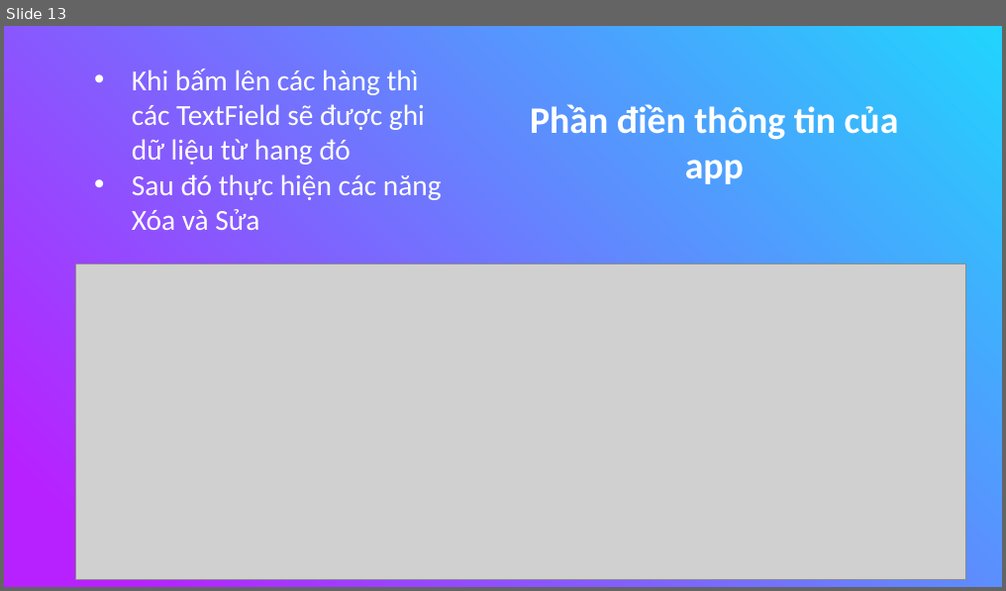
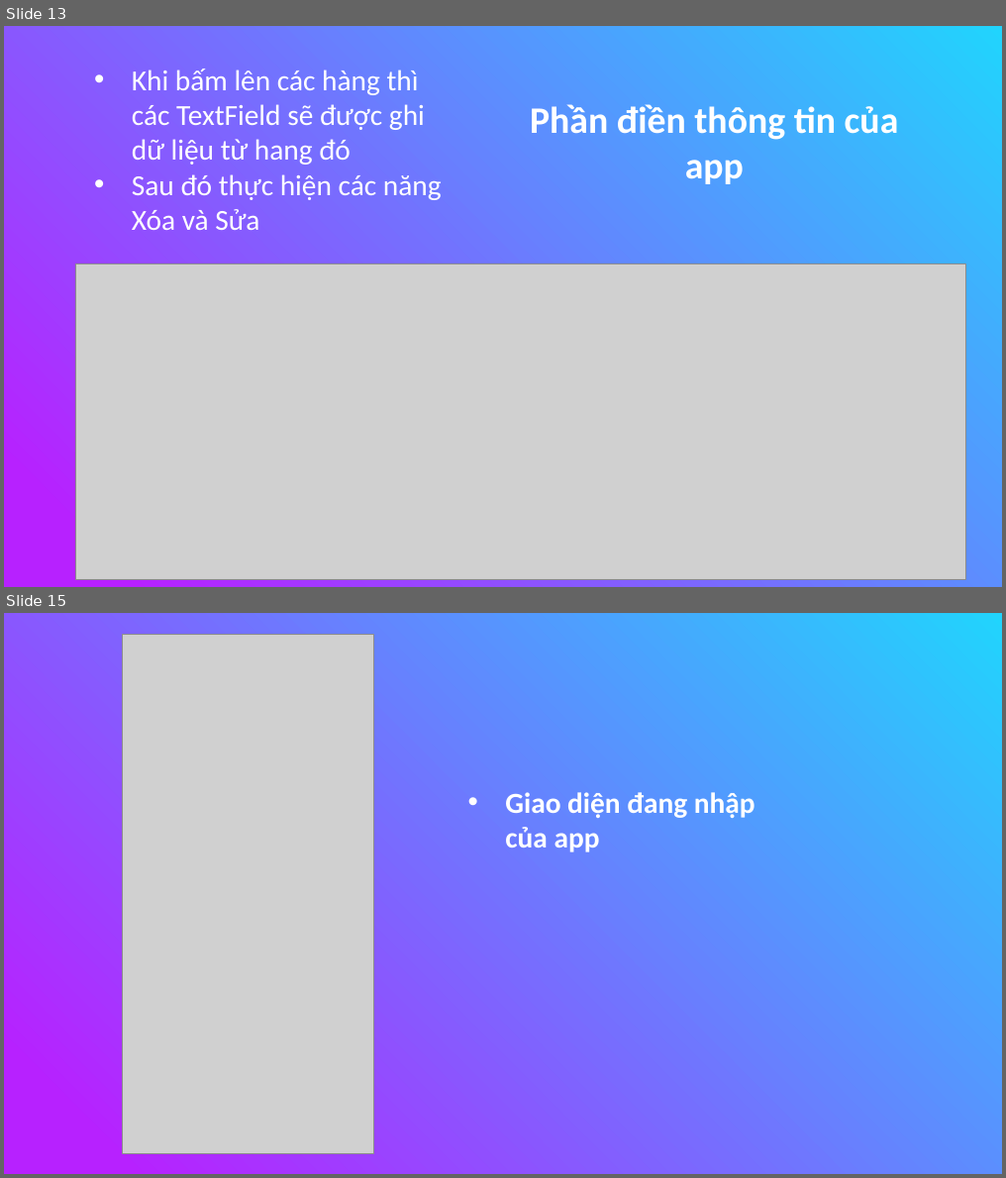
Before and after one commit to nguyenduydan/63133615_AndroidProgramming, a slide deck: KTGK_63133615/KTGK_63133615.pptx. Shown one above the other, each under a label of ours: slide 13 before the commit, slides 13 and 15 after it; the slides between them are not shown. The pictures are 1006x591 and 1006x1178 pixels, drawn with LibreOffice and Linux fonts; fonts in the diff are those of the drawing; grey boxes stand for pictures. Boxes give left, top, right and bottom in pixels: in the first picture for what was removed or moved away, otherwise in the second. Text is boxed around its words. In the diff, an @@ line names an element or a change of style, - is before the commit and + after.

```diff
--- a/KTGK_63133615/KTGK_63133615.pptx
+++ b/KTGK_63133615/KTGK_63133615.pptx
@@ slide 15 added at (4,613,1002,1174), background gradient #21D4FD to #B721FF @@
@@ picture added at (122,634,373,1154) @@
@@ text added at (505,792,755,853), 28 pt, text #FFFFFF, bold @@
+• Giao diện đang nhập của app
```
Also in this commit, not shown: 5 other slides added, 37 other files.
